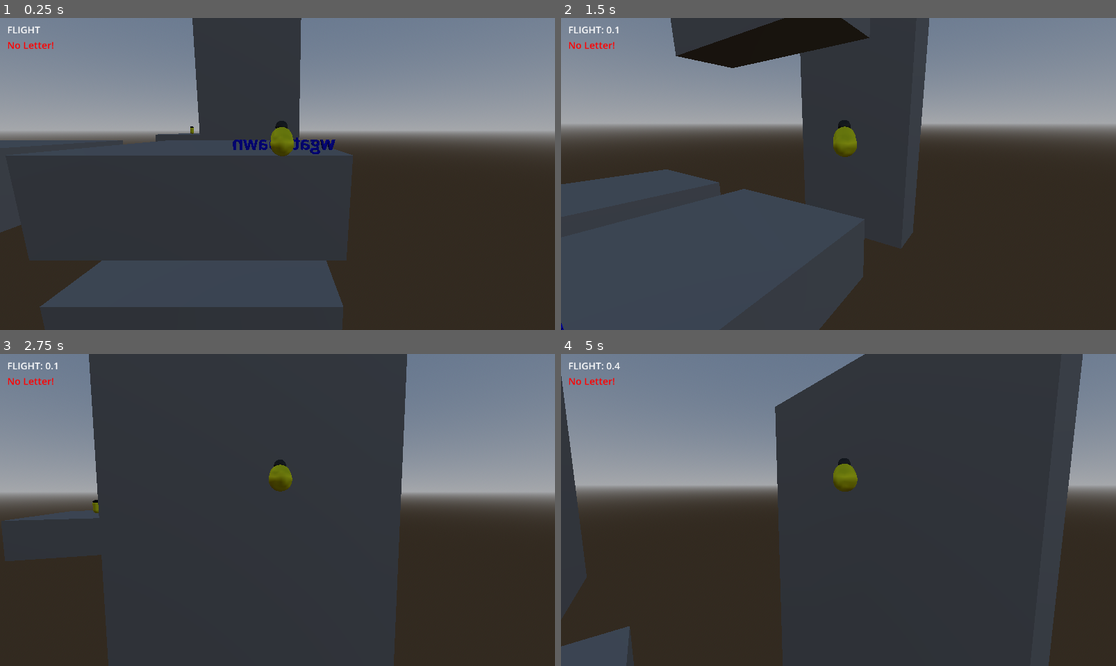
Above: before the commit, frames 1-4 (two rows, left to right).
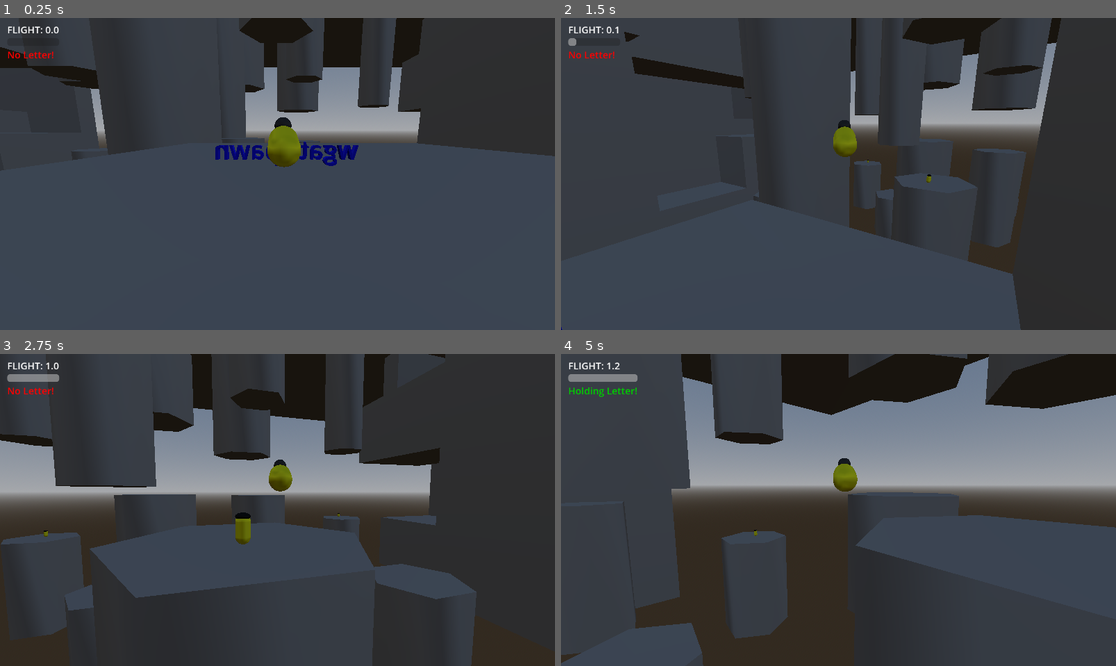
Above: after the commit, the same moments.

Repository: GunterJr/game-jam-feb
Game: Godot game, scene res://scenes/areas/main-zone.tscn
Same seed, same stepped clock (60 frames per second), same inputs: the game is played once before the commit and once after it. Before the commit the project starts from res://scenes/areas/movement-testing.tscn.
Inputs (mouse positions are in pixels of both pictures, inside the frame that each line leads up to):
- Up to frame 1 (0.25 s): no input
- Up to frame 2 (1.5 s): tap Enter (ui_accept) at 0.5, 1.35 s; move the mouse to (866, 174) at 0.52 s; hold Enter (ui_accept) 0.53-1.28 s; hold W (forward) from 0.53 s (still down); tap Shift (dash) at 0.6 s; click (866, 174) at 0.67 s; tap Space (jump) at 0.77 s; move the mouse to (810, 174) at 1.27 s
- Up to frame 3 (2.75 s): keep holding W (forward); tap Space (jump) at 1.52 s; tap Shift (dash) at 1.55, 2.1 s; move the mouse to (288, 503) at 2.02 s; hold Enter (ui_accept) from 2.03 s (still down)
- Up to frame 4 (5 s): keep holding W (forward); move the mouse to (832, 516) at 2.77 s; release Enter (ui_accept) at 2.78 s; tap Enter (ui_accept) at 2.85, 4.35 s; click (832, 516) at 2.92 s; tap Space (jump) at 3.02, 3.77, 4.52 s; tap Shift (dash) at 3.05, 3.6, 4.55 s; move the mouse to (877, 513) at 3.52 s; hold Enter (ui_accept) 3.53-4.28 s; move the mouse to (794, 506) at 4.27 s

The runs differ from the first frame. In frame 1, 78% of the frame differs, in the area x 0-100%, y 0-100%; in frame 2, 44%; in frame 3, 41%; in frame 4, 60%.

Commit message:
Add music, talking sounds, dash sound
Add flight bar and audio buses

Dashes take up half of flight
WIP: GameManager singleton, spawnpoints

Diff:
--- /dev/null
+++ b/default_bus_layout.tres
@@ -0,0 +1,15 @@
+[gd_resource type="AudioBusLayout" format=3 uid="uid://cjbjljfduvch1"]
+
+[resource]
+bus/1/name = &"Effects"
+bus/1/solo = false
+bus/1/mute = false
+bus/1/bypass_fx = false
+bus/1/volume_db = -6.5788474
+bus/1/send = &"Master"
+bus/2/name = &"Music"
+bus/2/solo = false
+bus/2/mute = false
+bus/2/bypass_fx = false
+bus/2/volume_db = -11.951987
+bus/2/send = &"Master"
--- a/project.godot
+++ b/project.godot
@@ -11,13 +11,18 @@
 [application]
 
 config/name="Game Jam Feb"
-run/main_scene="uid://82t42v7w6sgc"
+run/main_scene="uid://bbo2ofk01ux4r"
 config/features=PackedStringArray("4.6", "Forward Plus")
 config/icon="res://icon.svg"
+
+[audio]
+
+buses/default_bus_layout="uid://cjbjljfduvch1"
 
 [autoload]
 
 GUI="*uid://368t47su1g8u"
+GameManager="*uid://cycqao4smfmhs"
 
 [input]
 
--- a/scenes/actors/benson.tscn
+++ b/scenes/actors/benson.tscn
@@ -3,6 +3,7 @@
 [ext_resource type="Script" uid="uid://lbclfoyfhgm1" path="res://scripts/benson.gd" id="1_u4qym"]
 [ext_resource type="Script" path="res://scripts/camera_arm.gd" id="2_81iw3"]
 [ext_resource type="AudioStream" uid="uid://dyfcf0xpn4rmc" path="res://audio/fx/bee_buzz.ogg" id="3_8dec6"]
+[ext_resource type="AudioStream" uid="uid://dby8oy8c8i7xv" path="res://audio/fx/dash.wav" id="4_lu2wp"]
 
 [sub_resource type="StandardMaterial3D" id="StandardMaterial3D_u4qym"]
 albedo_color = Color(1, 1, 0, 1)
@@ -55,3 +56,8 @@
 
 [node name="Buzzer" type="AudioStreamPlayer3D" parent="." unique_id=1896265478]
 stream = ExtResource("3_8dec6")
+bus = &"Effects"
+
+[node name="DashSound" type="AudioStreamPlayer3D" parent="." unique_id=1241216160]
+stream = ExtResource("4_lu2wp")
+bus = &"Effects"
--- a/scenes/actors/suitor-bee.tscn
+++ b/scenes/actors/suitor-bee.tscn
@@ -1,6 +1,12 @@
 [gd_scene format=3 uid="uid://dfkgkk2hqb77"]
 
 [ext_resource type="Script" uid="uid://l1ujqc4mr02m" path="res://scripts/suitor_bee.gd" id="1_d226x"]
+[ext_resource type="AudioStream" uid="uid://cy36iux8n4eh4" path="res://audio/fx/talk/talk1.wav" id="2_do4ya"]
+[ext_resource type="AudioStream" uid="uid://ba003dit61l1d" path="res://audio/fx/talk/talk2.wav" id="3_xqqg0"]
+[ext_resource type="AudioStream" uid="uid://dlob0vx4165xj" path="res://audio/fx/talk/talk3.wav" id="4_y3u13"]
+[ext_resource type="AudioStream" uid="uid://b8e0hc18f7r1j" path="res://audio/fx/talk/talk4.wav" id="5_38twn"]
+[ext_resource type="AudioStream" uid="uid://jba1maav0t7c" path="res://audio/fx/talk/talk5.wav" id="6_73qf0"]
+[ext_resource type="AudioStream" uid="uid://c8n7xdnx352kj" path="res://audio/fx/talk/talk6.wav" id="7_jd8ej"]
 
 [sub_resource type="CapsuleMesh" id="CapsuleMesh_p8kpe"]
 radius = 0.1
@@ -60,6 +66,15 @@
 &"hover": SubResource("Animation_1tyor")
 }
 
+[sub_resource type="AudioStreamRandomizer" id="AudioStreamRandomizer_w738j"]
+streams_count = 6
+stream_0/stream = ExtResource("2_do4ya")
+stream_1/stream = ExtResource("3_xqqg0")
+stream_2/stream = ExtResource("4_y3u13")
+stream_3/stream = ExtResource("5_38twn")
+stream_4/stream = ExtResource("6_73qf0")
+stream_5/stream = ExtResource("7_jd8ej")
+
 [node name="SuitorBee" type="StaticBody3D" unique_id=643648152]
 script = ExtResource("1_d226x")
 
@@ -95,4 +110,9 @@
 [node name="VoiceTimeout" type="Timer" parent="." unique_id=1638342715]
 wait_time = 5.0
 
+[node name="Talker" type="AudioStreamPlayer3D" parent="." unique_id=631773399]
+stream = SubResource("AudioStreamRandomizer_w738j")
+pitch_scale = 1.5
+bus = &"Effects"
+
 [connection signal="body_entered" from="CollectTrigger" to="." method="on_player_enter"]
--- a/scenes/areas/main-zone.tscn
+++ b/scenes/areas/main-zone.tscn
@@ -1,7 +1,9 @@
 [gd_scene format=3 uid="uid://bbo2ofk01ux4r"]
 
 [ext_resource type="PackedScene" uid="uid://b3lnfnn3odxmx" path="res://scenes/actors/benson.tscn" id="1_et7hr"]
-[ext_resource type="PackedScene" uid="uid://c6dlgb1usn7cx" path="res://scenes/objects/spawnpoint.tscn" id="2_er1ne"]
+[ext_resource type="PackedScene" uid="uid://c6dlgb1usn7cx" path="res://scenes/objects/player-spawn.tscn" id="2_er1ne"]
+[ext_resource type="AudioStream" uid="uid://5kurmmh0hefd" path="res://audio/music/music.ogg" id="3_fd2pj"]
+[ext_resource type="PackedScene" uid="uid://dfkgkk2hqb77" path="res://scenes/actors/suitor-bee.tscn" id="4_y1oq8"]
 
 [sub_resource type="ProceduralSkyMaterial" id="ProceduralSkyMaterial_et7hr"]
 
@@ -403,3 +405,18 @@
 [node name="CSGBox3D17" type="CSGBox3D" parent="EastWall" unique_id=482813024]
 transform = Transform3D(1, 0, 0, 0, 1, 0, 0, 0, 1, -26, 10, -4.5)
 size = Vector3(31, 25, 4)
+
+[node name="MusicPlayer" type="AudioStreamPlayer" parent="." unique_id=113398199]
+stream = ExtResource("3_fd2pj")
+volume_db = -10.976
+autoplay = true
+bus = &"Music"
+
+[node name="SuitorBee" parent="." unique_id=643648152 instance=ExtResource("4_y1oq8")]
+transform = Transform3D(1, 0, 0, 0, 1, 0, 0, 0, 1, -16.274477, 4.3320513, 22.151123)
+
+[node name="SuitorBee2" parent="." unique_id=1070199327 instance=ExtResource("4_y1oq8")]
+transform = Transform3D(1, 0, 0, 0, 1, 0, 0, 0, 1, 6.898494, 3.9745882, 20.062164)
+
+[node name="SuitorBee3" parent="." unique_id=765623094 instance=ExtResource("4_y1oq8")]
+transform = Transform3D(1, 0, 0, 0, 1, 0, 0, 0, 1, -3.9199681, 6.2388897, 4.4713383)
--- a/scenes/areas/movement-testing.tscn
+++ b/scenes/areas/movement-testing.tscn
@@ -2,7 +2,7 @@
 
 [ext_resource type="PackedScene" uid="uid://b3lnfnn3odxmx" path="res://scenes/actors/benson.tscn" id="1_0kmkr"]
 [ext_resource type="PackedScene" uid="uid://d3w30uoyca4fd" path="res://scenes/objects/honey-ball.tscn" id="3_18mwh"]
-[ext_resource type="PackedScene" uid="uid://c6dlgb1usn7cx" path="res://scenes/objects/spawnpoint.tscn" id="3_64h5n"]
+[ext_resource type="PackedScene" uid="uid://c6dlgb1usn7cx" path="res://scenes/objects/player-spawn.tscn" id="3_64h5n"]
 [ext_resource type="PackedScene" uid="uid://dfkgkk2hqb77" path="res://scenes/actors/suitor-bee.tscn" id="5_5h40q"]
 
 [sub_resource type="BoxShape3D" id="BoxShape3D_5hakr"]
--- /dev/null
+++ b/scenes/misc/GameManager.tscn
@@ -0,0 +1,6 @@
+[gd_scene format=3 uid="uid://cycqao4smfmhs"]
+
+[ext_resource type="Script" uid="uid://bpb8fdoftktjp" path="res://scenes/misc/game_manager.gd" id="1_esxwl"]
+
+[node name="GameManager" type="Node" unique_id=1184582660]
+script = ExtResource("1_esxwl")
--- /dev/null
+++ b/scenes/misc/game_manager.gd
@@ -0,0 +1,3 @@
+extends Node
+
+# TODO: this will handle logic for spawn points, timers, anything game related
--- a/scenes/misc/gui.tscn
+++ b/scenes/misc/gui.tscn
@@ -29,6 +29,13 @@
 text = "FLIGHT"
 metadata/_edit_use_anchors_ = true
 
+[node name="FlightBar" type="ProgressBar" parent="MarginContainer/VBoxContainer" unique_id=1045690890]
+custom_minimum_size = Vector2(100, 16)
+layout_mode = 2
+max_value = 0.8
+value = 0.8
+show_percentage = false
+
 [node name="LetterStatus" type="Label" parent="MarginContainer/VBoxContainer" unique_id=1735477788]
 layout_mode = 2
 theme_override_colors/font_color = Color(1, 0, 0, 1)
--- a/scenes/objects/spawnpoint.tscn
+++ b/scenes/objects/player-spawn.tscn
@@ -6,7 +6,7 @@
 [sub_resource type="StandardMaterial3D" id="StandardMaterial3D_5vy5y"]
 albedo_color = Color(0, 0, 1, 1)
 
-[node name="Spawnpoint" type="Node3D" unique_id=71272684]
+[node name="PlayerSpawn" type="Node3D" unique_id=71272684]
 
 [node name="MeshInstance3D" type="MeshInstance3D" parent="." unique_id=980550740]
 mesh = SubResource("TextMesh_iog1t")
--- /dev/null
+++ b/scenes/objects/suitor-spawn.tscn
@@ -0,0 +1,3 @@
+[gd_scene format=3 uid="uid://c7rwuc6ols6vy"]
+
+[node name="SuitorSpawn" type="Node3D" unique_id=2091310828]
--- a/scripts/benson.gd
+++ b/scripts/benson.gd
@@ -12,7 +12,11 @@
 
 @export var dash_velocity: float = 10
 var flying : bool = false
-var current_flight_time: float = 0
+var current_flight_time: float = 0:
+	set(val):
+		current_flight_time = val
+		GUI.update_flight(current_flight_time)
+
 var current_velocity : Vector3 = Vector3(0, 0, 0)
 
 # Optional
@@ -21,6 +25,7 @@
 @onready var body: Node3D = $Orientation
 @onready var camarm : SpringArm3D = $CameraArm
 @onready var buzzer: AudioStreamPlayer3D = $Buzzer
+@onready var dash_sound: AudioStreamPlayer3D = $DashSound
 
 ## Set Benson's position to the listed spawnpoint.
 func respawn() -> void:
@@ -76,7 +81,6 @@
 			velocity.y = 0
 		velocity.y += flight_velocity
 		current_flight_time += delta
-		GUI.update_flight(current_flight_time)
 
 	# Get the input direction and handle the movement/deceleration.
 	var input_vector : Vector2 = Vector2(
@@ -111,6 +115,9 @@
 		#handle dash
 		if Input.is_action_just_pressed("dash") and !is_on_floor() and current_flight_time < flight_time:
 			velocity = -camera_basis.z * dash_velocity;
+			dash_sound.play()
+			current_flight_time += 0.4
+
 
 	if is_on_floor() and up_direction == Vector3.UP:
 		velocity.x *= friction
--- a/scripts/gui.gd
+++ b/scripts/gui.gd
@@ -2,6 +2,7 @@
 
 @onready var flight_remaining: Label = $MarginContainer/VBoxContainer/FlightRemaining
 @onready var letter_status: Label = $MarginContainer/VBoxContainer/LetterStatus
+@onready var flight_bar: ProgressBar = $MarginContainer/VBoxContainer/FlightBar
 
 ## Really, this should not be stored in a GUI singleton, it probably should be
 ## some other autoload for game state. Oh well.
@@ -14,6 +15,7 @@
 	new = snappedf(new, 0.1)
 	var out : String = "FLIGHT: " + str(new)
 	flight_remaining.text = out
+	flight_bar.value = new
 
 func letter_label(letter : bool) -> void:
 	if letter:
--- a/scripts/suitor_bee.gd
+++ b/scripts/suitor_bee.gd
@@ -2,6 +2,7 @@
 
 @onready var voice: Label3D = $Voice
 @onready var collect_trigger: Area3D = $CollectTrigger
+@onready var talker: AudioStreamPlayer3D = $Talker
 ## TODO: These are hardcoded in for now, though if we have time we ought to
 ##
 var comments : Array[String] = [
@@ -18,6 +19,10 @@
 ## Sets the Voice label to the phrase, then clears it after 5s.
 func speak(phrase : String):
 	voice.text = phrase
+	# Play cute noises
+	for i : int in 5:
+		talker.play()
+		await talker.finished
 	await get_tree().create_timer(5).timeout
 	voice.text = ""
 
Not shown, added: audio/fx/dash.wav.import
Not shown, added: audio/fx/talk/talk1.wav.import
Not shown, added: audio/fx/talk/talk2.wav.import
Not shown, added: audio/fx/talk/talk3.wav.import
Not shown, added: audio/fx/talk/talk4.wav.import
Not shown, added: audio/fx/talk/talk5.wav.import
Not shown, added: audio/fx/talk/talk6.wav.import
Not shown, added: audio/music/music.ogg.import
Not shown, added: export_presets.cfg
Not shown, added: scenes/misc/game_manager.gd.uid
Not shown, added: audio/fx/dash.wav
Not shown, added: audio/fx/talk/talk1.wav
(and 6 more such lines)
